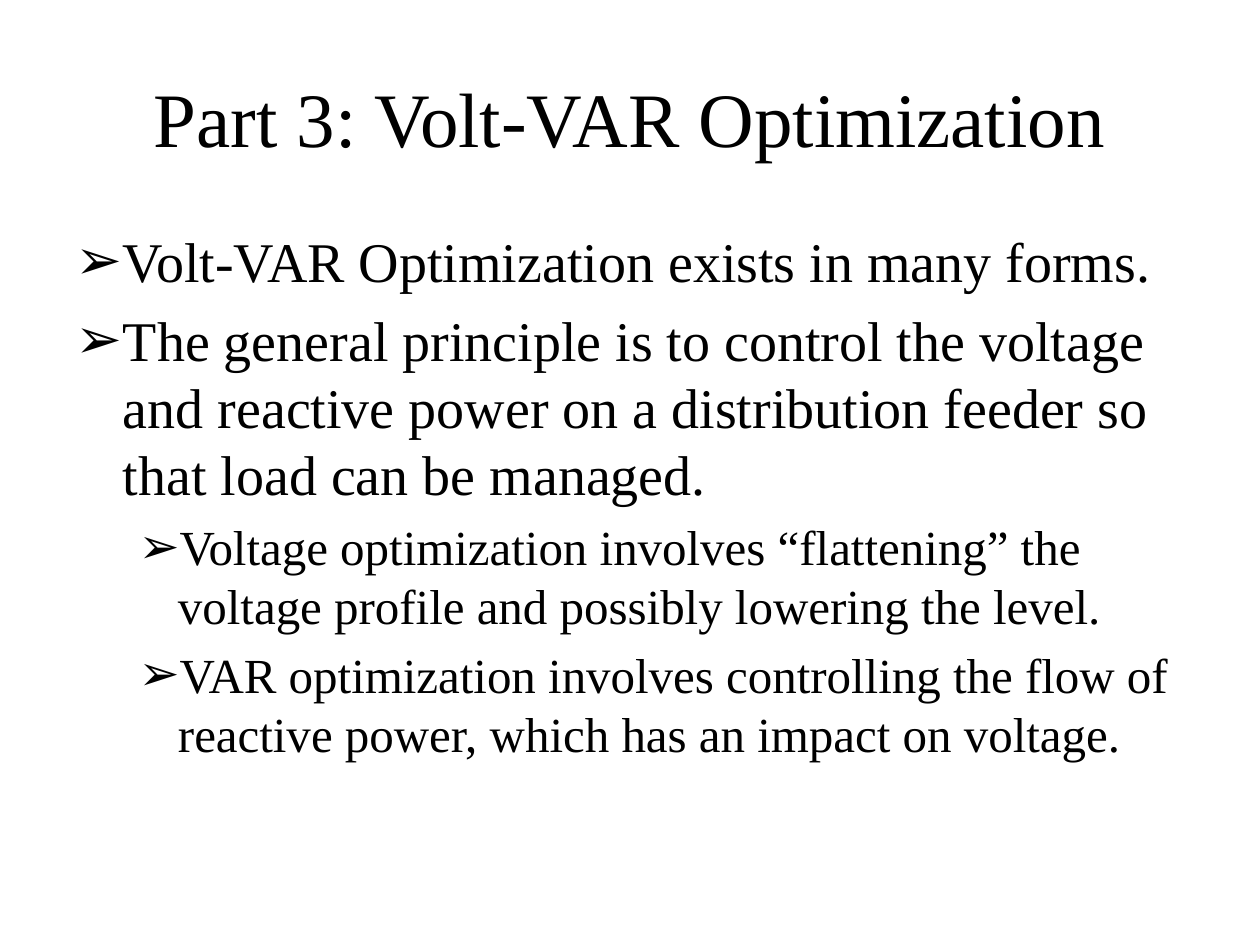
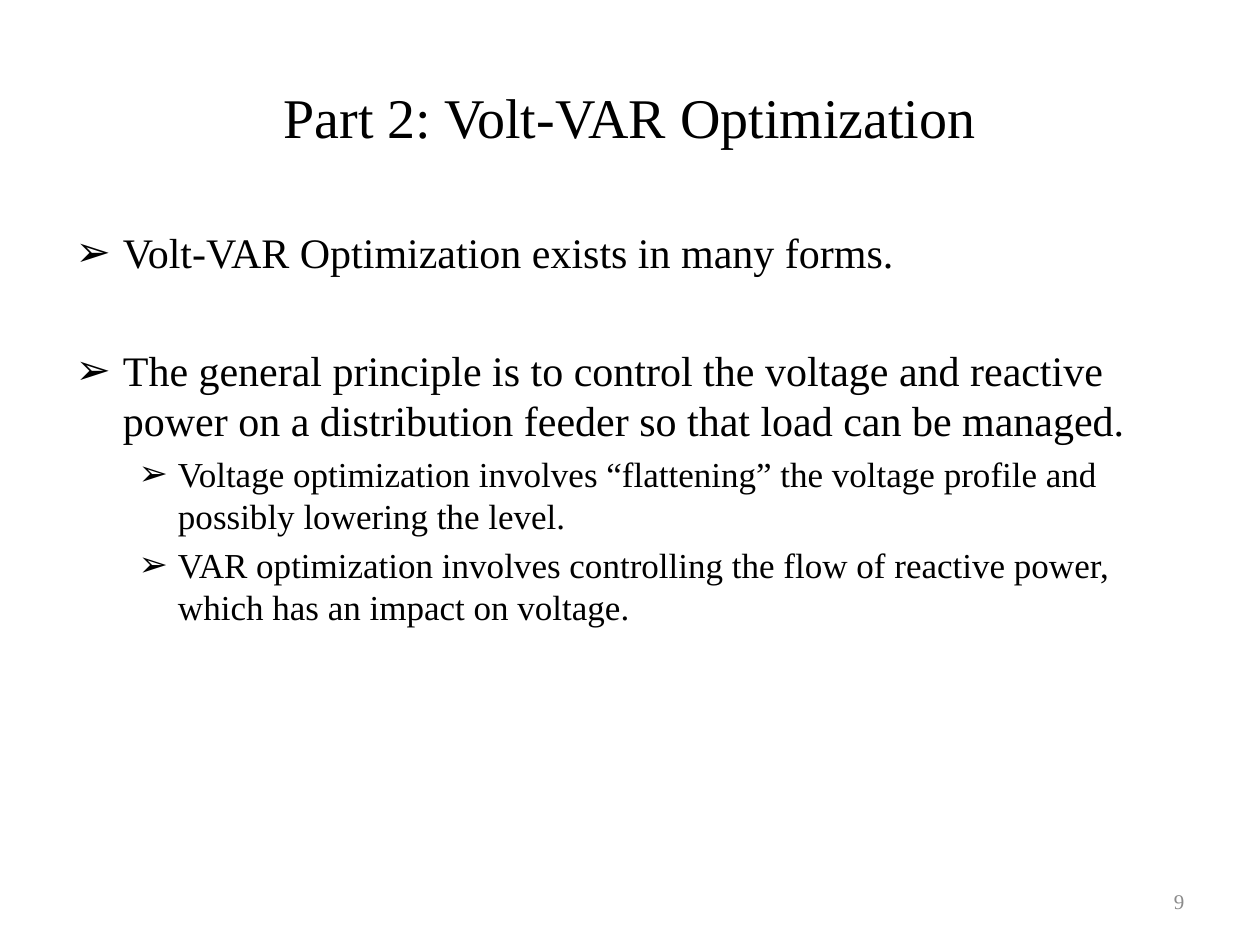
Before and after one commit to gridlab-d/course, a slide deck: slide 9 of University of Washington Class/Module 6 - Volt-VAR Optimization.pptx (slide 8 before the commit). Drawn at 1260x945 pixels with LibreOffice and Linux fonts; fonts in the diff are those of the drawing. Boxes give left, top, right and bottom in pixels: in the first picture for what was removed or moved away, otherwise in the second. Text is boxed around its words. In the diff, an @@ line names an element or a change of style, - is before the commit and + after.

Commit message:
Updating slides.

```diff
--- a/University of Washington Class/Module 6 - Volt-VAR Optimization.pptx
+++ b/University of Washington Class/Module 6 - Volt-VAR Optimization.pptx
@@ title at (x1=283, y1=99, x2=975, y2=149): text changed; size 44 to 32 pt @@
-Part 3: Volt-VAR Optimization
+Part 2: Volt-VAR Optimization
@@ text "Volt-VAR Optimization exists in many ..." at (x1=123, y1=238, x2=1124, y2=627): size 32 to 24 pt in "Volt-VAR Optimization exists in many forms.", "The general principle is to control the ..."; size 28 to 20 pt in "Voltage optimization involves “flattening” the voltage profi ...", "VAR optimization involves controlling the flow of ..."; less space between paragraphs @@
@@ page number added at (x1=1174, y1=895, x2=1184, y2=909), 12 pt, text #8C8C8C @@
+9
```
Also in this commit, not shown: 29 other slides changed, 1 slide added, 7 other files.
